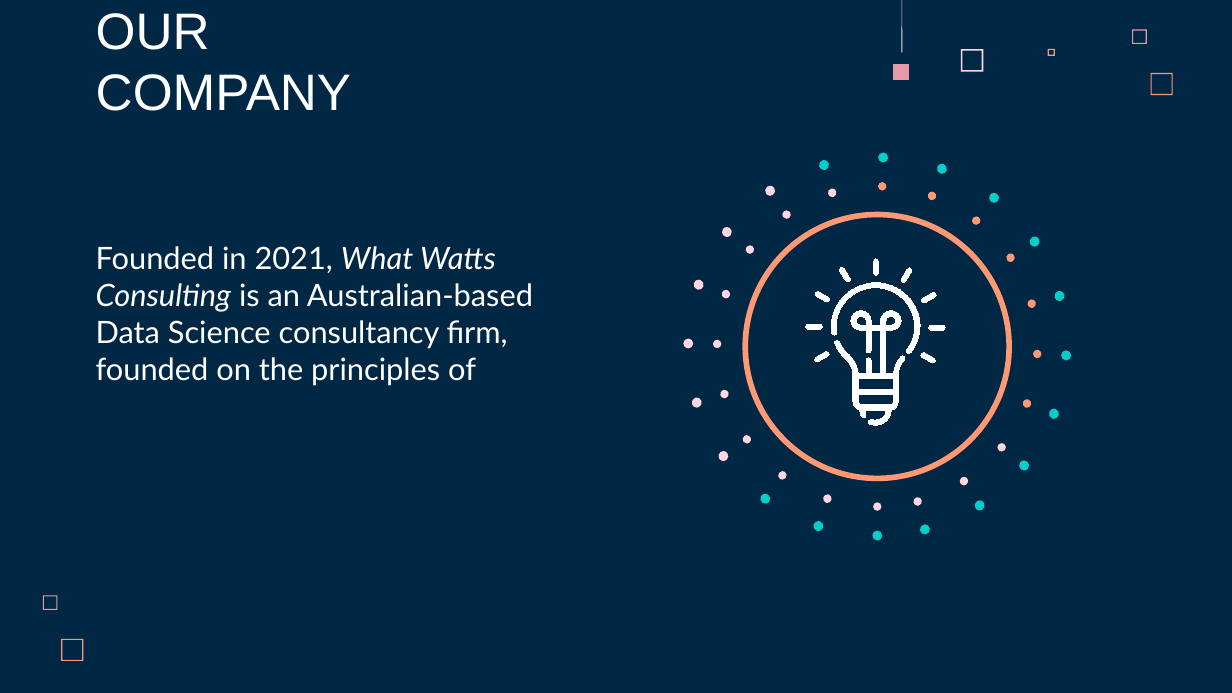
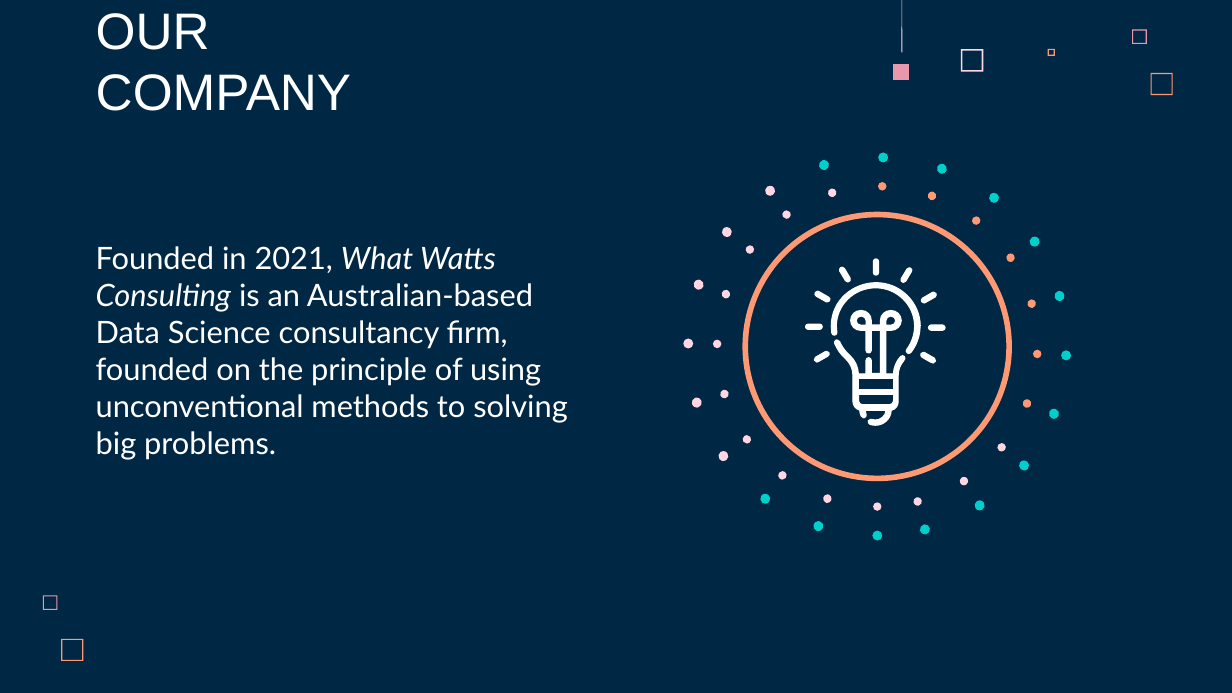
Before and after one commit to Jimbobaus/project, a slide deck: slide 2 of Presentation/draft_slides.pptx. Drawn at 1232x693 pixels with LibreOffice and Linux fonts; fonts in the diff are those of the drawing. Boxes give left, top, right and bottom in pixels: in the first picture for what was removed or moved away, otherwise in the second. Text is boxed around its words. In the diff, an @@ line names an element or a change of style, - is before the commit and + after.

```diff
--- a/Presentation/draft_slides.pptx
+++ b/Presentation/draft_slides.pptx
@@ text at (x1=96, y1=246, x2=567, y2=460): text changed @@
-Founded in 2021, What Watts Consulting is an Australian-based Data Science consultancy firm, founded on the principles of
+Founded in 2021, What Watts Consulting is an Australian-based Data Science consultancy firm, founded on the principle of using unconventional methods to solving big problems.
```
Also in this commit, not shown: 10 other slides changed, 12 slides added, 7 slides removed.
